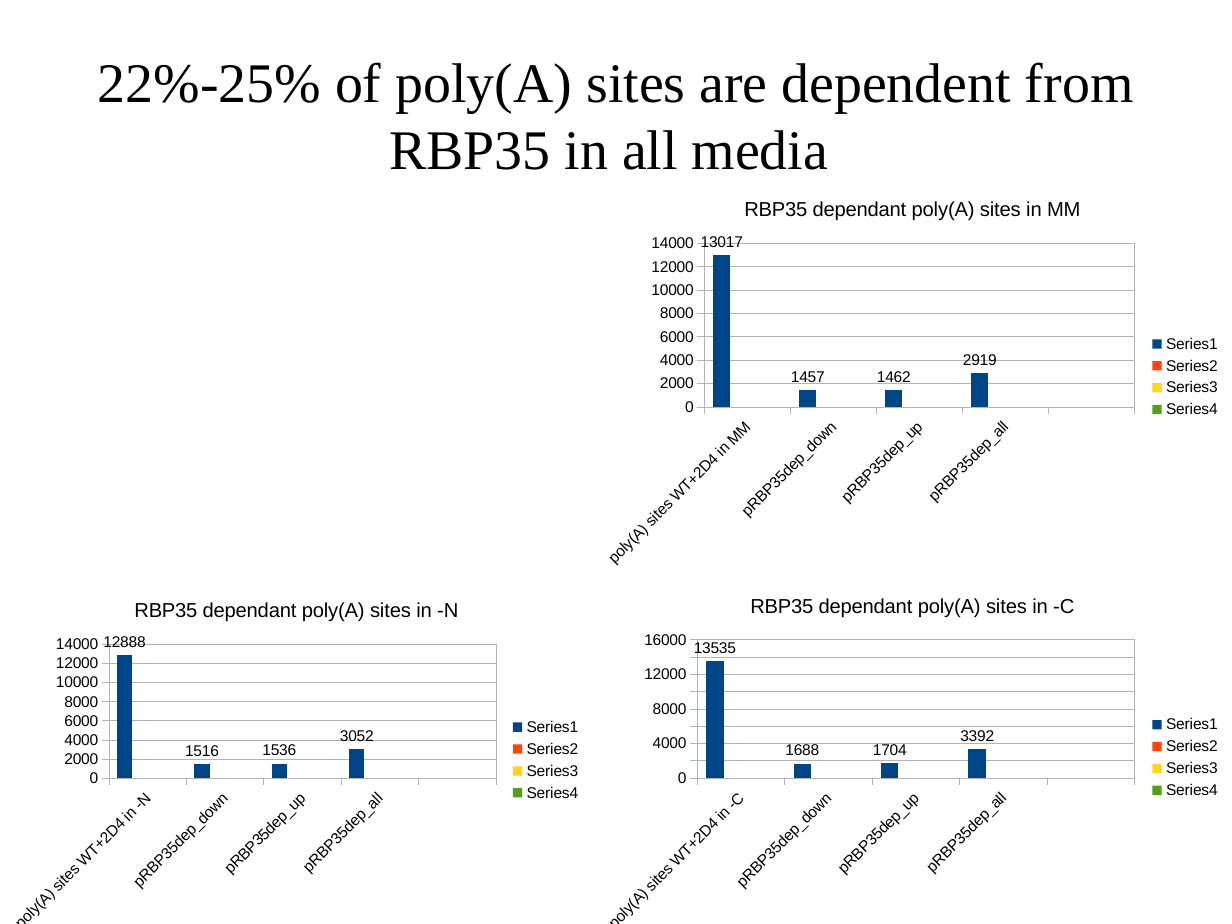
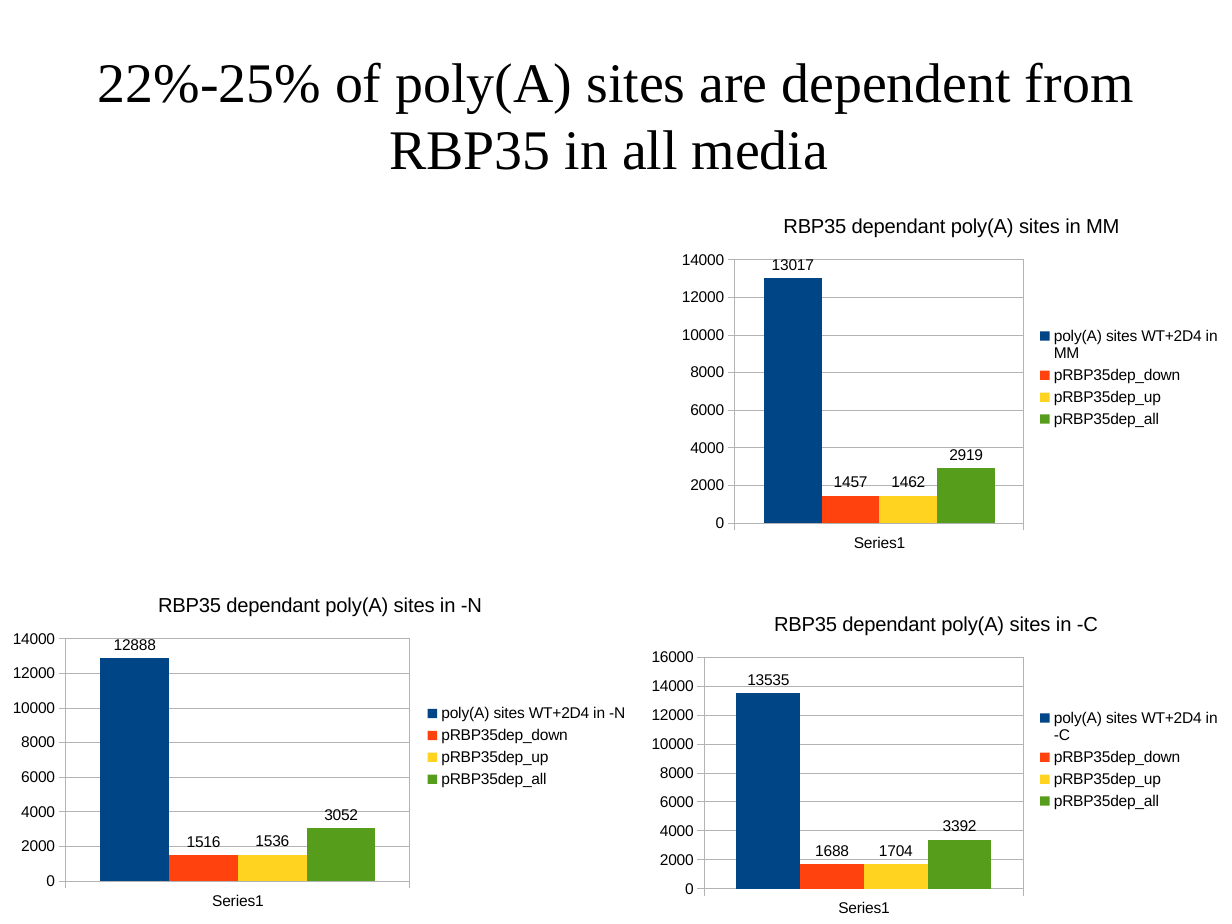
Before and after one commit to wilkinsonlab/m-oryzae-polya, a slide deck: slide 36 of doc/oryzae_presentation.odp (slide 34 before the commit). Drawn at 1232x924 pixels with LibreOffice and Linux fonts; fonts in the diff are those of the drawing. Boxes give left, top, right and bottom in pixels: in the first picture for what was removed or moved away, otherwise in the second. Text is boxed around its words. In the diff, an @@ line names an element or a change of style, - is before the commit and + after.

```diff
--- a/doc/oryzae_presentation.odp
+++ b/doc/oryzae_presentation.odp
@@ column chart at <box>671,197,1232,559</box> @@
-categories: poly(A) sites WT+2D4 in MM, pRBP35dep_down, pRBP35dep_up, pRBP35dep_all, 
+categories: 
-: 13017, 1457, 1462, 2919, -
+poly(A) sites WT+2D4 in MM: 13017
-: -, -, -, -, -
+pRBP35dep_down: 1457
-: -, -, -, -, -
+pRBP35dep_up: 1462
-: -, -, -, -, -
+pRBP35dep_all: 2919
@@ column chart: place and size @@
-column chart at <box>593,179,1232,575</box>
+column chart at <box>671,197,1232,559</box>
@@ column chart at <box>0,577,639,917</box> @@
-categories: poly(A) sites WT+2D4 in -N, pRBP35dep_down, pRBP35dep_up, pRBP35dep_all, 
+categories: 
-: 12888, 1516, 1536, 3052, -
+poly(A) sites WT+2D4 in -N: 12888
-: -, -, -, -, -
+pRBP35dep_down: 1516
-: -, -, -, -, -
+pRBP35dep_up: 1536
-: -, -, -, -, -
+pRBP35dep_all: 3052
@@ column chart: place and size @@
-column chart at <box>0,581,593,924</box>
+column chart at <box>0,577,639,917</box>
@@ column chart at <box>639,595,1232,923</box> @@
-categories: poly(A) sites WT+2D4 in -C, pRBP35dep_down, pRBP35dep_up, pRBP35dep_all, 
+categories: 
-: 13535, 1688, 1704, 3392, -
+poly(A) sites WT+2D4 in -C: 13535
-: -, -, -, -, -
+pRBP35dep_down: 1688
-: -, -, -, -, -
+pRBP35dep_up: 1704
-: -, -, -, -, -
+pRBP35dep_all: 3392
@@ column chart: place and size @@
-column chart at <box>593,577,1232,924</box>
+column chart at <box>639,595,1232,923</box>
```
Also in this commit, not shown: 15 other slides changed, 3 slides added, 3 other files.
